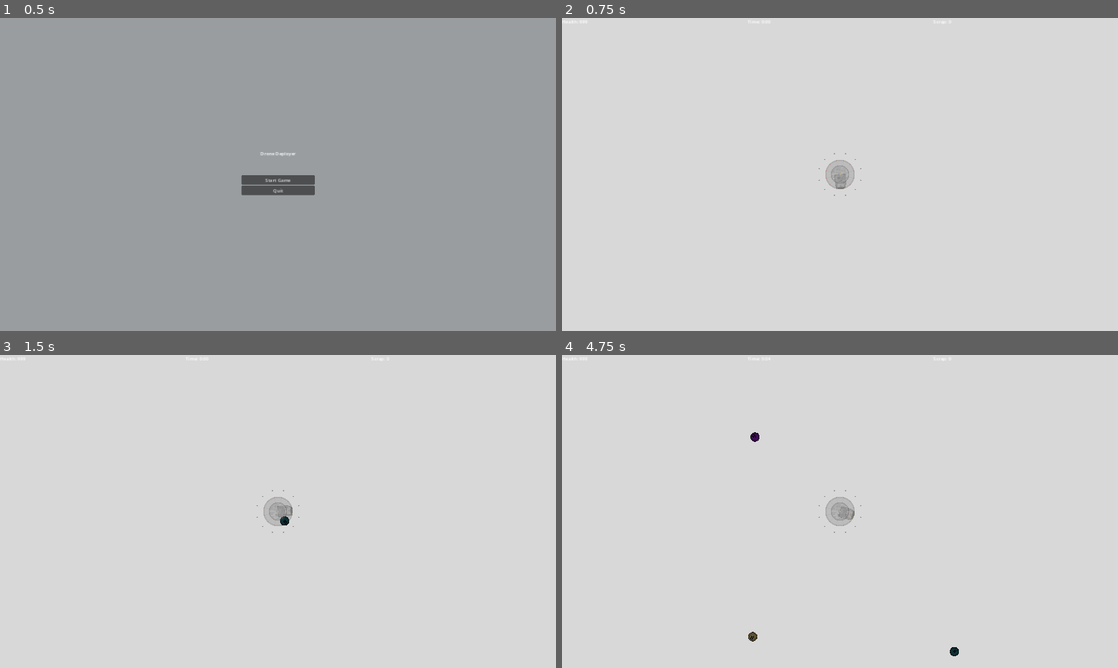
Above: before the commit, frames 1-4 (two rows, left to right).
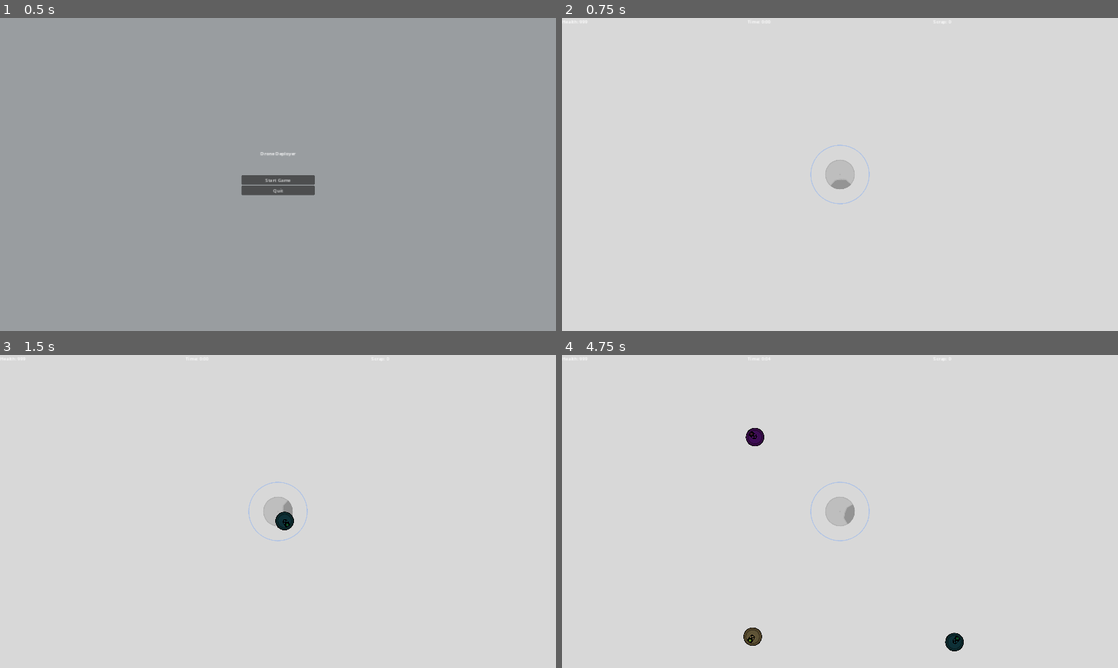
Above: after the commit, the same moments.

Repository: PlainOldNoah/DroneDeployer
Game: Godot game, scene res://main/main.tscn
Same seed, same stepped clock (60 frames per second), same inputs: the game is played once before the commit and once after it.
Inputs (mouse positions are in pixels of both pictures, inside the frame that each line leads up to):
- Up to frame 1 (0.5 s): no input
- Up to frame 2 (0.75 s): click "Start Game" at 0.5 s
- Up to frame 3 (1.5 s): tap Enter at 1.25 s; move the mouse to (400, 495) at 1.27 s; press the mouse at (400, 495) at 1.28 s
- Up to frame 4 (4.75 s): move the mouse to (728, 527) at 2.02 s; release the mouse at (728, 527) at 2.03 s; click (728, 527) at 2.1 s; move the mouse to (895, 442) at 2.77 s; press the mouse at (895, 442) at 2.78 s; move the mouse to (812, 574) at 3.52 s; release the mouse at (812, 574) at 3.53 s; click (812, 574) at 3.6 s; move the mouse to (1006, 558) at 4.27 s; press the mouse at (1006, 558) at 4.28 s

Frame 1 is identical in both runs. In frame 2, 0.2% of the frame differs, in the area x 44-56%, y 40-60%; in frame 3, 0.3%; in frame 4, 0.7%, in the area x 32-73%, y 23-97%.

Commit message:
DDCC collects drones better

Diff:
--- a/Drone Deployer/drone_core/ddcc.gd
+++ b/Drone Deployer/drone_core/ddcc.gd
@@ -6,10 +6,14 @@
 ## Acts as main controlling object, most functionality offloaded to gameplay manager
 
 @export var rotation_weight:float = 0.2
-@onready var deployer := $Sprites/Deployer
-@onready var deploy_pnt := $Sprites/Deployer/DeployPoint
-@onready var deploy_clearing := $Sprites/Deployer/DeploymentClearing
+@onready var deployer := $Sprites
+@onready var deploy_pnt := $Sprites/DeployPoint
+@onready var deploy_clearing := $Sprites/DeploymentClearing
 
+
+#func _ready():
+#	$Sprites/Core.set_z_index(40)
+#	$Sprites/Inside.set_z_index(20)
 
 ## Called every frame. 'delta' is the elapsed time since the previous frame.
 func _process(_delta):
@@ -38,21 +42,31 @@
 		if drone != null:
 			drone.deploy(deploy_pnt.global_position, deployer.rotation)
 
+# ----- Signals -----
 
+## Drone enters the shield area
 func _on_shield_area_body_entered(body):
 	if body.is_in_group("drone"):
 		body._on_ddcc_shield_area_entered()
 
+## Drone leaves the shield area
 func _on_shield_area_body_exited(body):
 	if body.is_in_group("drone"):
 		body._on_ddcc_shield_area_exited()
 
+## Drone enters the collection area/point
 func _on_drone_collect_area_body_entered(body):
 	if body.is_in_group("drone"):
-		body.temp()
+		body._on_ddcc_collection_pt_entered()
+
+## Drone leaves the collection area/point
+func _on_drone_collect_area_body_exited(body):
+	if body.is_in_group("drone"):
+		body._on_ddcc_collection_pt_exited()
+
 ## -=-=-=-=--=-=-=-=--=-=-=-=--=-=-=-=--=-=-=-=--=-=-=-=--=-=-=-=--=-=-=-=--=-=
 
-func _on_perimeter_area_entered(area):
+func _on_perimeter_area_entered(_area):
 	pass
 #	if area.is_in_group("enemy"):
 #		GameplayManager.ddcc_take_hit(area.damage)
@@ -62,25 +76,25 @@
 #		area.queue_free()
 
 
-func _on_perimeter_body_entered(body):
+func _on_perimeter_body_entered(_body):
 	pass
 #	if body.is_in_group("drone") and body.collectable == true:
 #		GameplayManager.add_scrap(body.transfer_scrap())
 #		body.store()
 
 
-func _on_perimeter_body_exited(body):
+func _on_perimeter_body_exited(_body):
 	pass
 #	if body.is_in_group("drone"):
 #		body.collectable = true
 
 
-func _on_collection_range_body_entered(body):
+func _on_collection_range_body_entered(_body):
 	pass
 #	if body.is_in_group("drone") and body.collectable == true:
 #		body.ddcc_collection_range_entered()
 
 
-func _on_collection_range_area_entered(area): # TODO
-	if area.is_in_group("scrap"):
-		print("SCRAP IN AREA")
+#func _on_collection_range_area_entered(area): # TODO
+#	if area.is_in_group("scrap"):
+#		print("SCRAP IN AREA")
--- a/Drone Deployer/drone_core/ddcc.tscn
+++ b/Drone Deployer/drone_core/ddcc.tscn
@@ -1,36 +1,17 @@
-[gd_scene load_steps=11 format=3 uid="uid://cee1i6r18g6ut"]
+[gd_scene load_steps=6 format=3 uid="uid://cee1i6r18g6ut"]
 
 [ext_resource type="Script" path="res://drone_core/ddcc.gd" id="1_g45i4"]
 [ext_resource type="Texture2D" uid="uid://vmkhwgme4i7l" path="res://assets/visual/ddcc_x256.png" id="2_avquc"]
 
-[sub_resource type="AtlasTexture" id="AtlasTexture_luq3b"]
-atlas = ExtResource("2_avquc")
-region = Rect2(0, 0, 264, 264)
-
-[sub_resource type="AtlasTexture" id="AtlasTexture_wcjxq"]
-atlas = ExtResource("2_avquc")
-region = Rect2(0, 264, 264, 264)
-
-[sub_resource type="AtlasTexture" id="AtlasTexture_c50b6"]
-atlas = ExtResource("2_avquc")
-region = Rect2(0, 528, 264, 264)
-
 [sub_resource type="CapsuleShape2D" id="CapsuleShape2D_fvfl8"]
-radius = 39.0
-height = 162.0
-
-[sub_resource type="AtlasTexture" id="AtlasTexture_usjbi"]
-atlas = ExtResource("2_avquc")
-region = Rect2(0, 792, 264, 264)
+radius = 41.0
+height = 102.0
 
 [sub_resource type="CircleShape2D" id="CircleShape2D_8xjsk"]
-radius = 192.0
+radius = 128.0
 
 [sub_resource type="CircleShape2D" id="CircleShape2D_yahjk"]
-radius = 82.0
-
-[sub_resource type="CircleShape2D" id="CircleShape2D_qk2ho"]
-radius = 132.0
+radius = 4.0
 
 [node name="DDCC" type="Node2D"]
 editor_description = "Drone Deploying Control Core. Central HUB that deploys drones and serves as the \"character\""
@@ -39,37 +20,34 @@
 [node name="Sprites" type="Node2D" parent="."]
 modulate = Color(1, 1, 1, 0.313726)
 
-[node name="Base" type="Sprite2D" parent="Sprites"]
-texture = SubResource("AtlasTexture_luq3b")
+[node name="Core" type="Sprite2D" parent="Sprites"]
+rotation = 1.55334
+texture = ExtResource("2_avquc")
+vframes = 3
+frame = 2
 
-[node name="Lights" type="Sprite2D" parent="Sprites"]
-texture = SubResource("AtlasTexture_wcjxq")
+[node name="Shield" type="Sprite2D" parent="Sprites"]
+texture = ExtResource("2_avquc")
+vframes = 3
 
-[node name="CollectionRange" type="Sprite2D" parent="Sprites"]
-self_modulate = Color(0, 0, 0, 1)
-scale = Vector2(1.526, 1.526)
-texture = SubResource("AtlasTexture_wcjxq")
+[node name="Inside" type="Sprite2D" parent="Sprites"]
+rotation = 1.55334
+texture = ExtResource("2_avquc")
+vframes = 3
+frame = 1
 
-[node name="Deployer" type="Sprite2D" parent="Sprites"]
-z_index = 35
-texture = SubResource("AtlasTexture_c50b6")
+[node name="DeployPoint" type="Marker2D" parent="Sprites"]
 
-[node name="DeployPoint" type="Marker2D" parent="Sprites/Deployer"]
-
-[node name="DeploymentClearing" type="Area2D" parent="Sprites/Deployer"]
+[node name="DeploymentClearing" type="Area2D" parent="Sprites"]
 z_index = 1
 collision_layer = 0
 collision_mask = 6
 
-[node name="CollisionShape2D" type="CollisionShape2D" parent="Sprites/Deployer/DeploymentClearing"]
-position = Vector2(132, 0)
+[node name="CollisionShape2D" type="CollisionShape2D" parent="Sprites/DeploymentClearing"]
+position = Vector2(72, 0)
 rotation = -1.57079
 shape = SubResource("CapsuleShape2D_fvfl8")
 debug_color = Color(0, 0.643137, 0.294118, 0.419608)
-
-[node name="Cover" type="Sprite2D" parent="Sprites"]
-z_index = 35
-texture = SubResource("AtlasTexture_usjbi")
 
 [node name="ShieldArea" type="Area2D" parent="."]
 collision_layer = 0
@@ -88,18 +66,7 @@
 shape = SubResource("CircleShape2D_yahjk")
 debug_color = Color(0.764706, 0.172549, 1, 0.0392157)
 
-[node name="Perimeter" type="Area2D" parent="."]
-visible = false
-z_index = 1
-collision_layer = 0
-collision_mask = 38
-
-[node name="CollisionShape2D" type="CollisionShape2D" parent="Perimeter"]
-shape = SubResource("CircleShape2D_qk2ho")
-debug_color = Color(0.835294, 0.388235, 0, 0.0980392)
-
 [connection signal="body_entered" from="ShieldArea" to="." method="_on_shield_area_body_entered"]
 [connection signal="body_exited" from="ShieldArea" to="." method="_on_shield_area_body_exited"]
-[connection signal="area_entered" from="Perimeter" to="." method="_on_perimeter_area_entered"]
-[connection signal="body_entered" from="Perimeter" to="." method="_on_perimeter_body_entered"]
-[connection signal="body_exited" from="Perimeter" to="." method="_on_perimeter_body_exited"]
+[connection signal="body_entered" from="DroneCollectArea" to="." method="_on_drone_collect_area_body_entered"]
+[connection signal="body_exited" from="DroneCollectArea" to="." method="_on_drone_collect_area_body_exited"]
--- a/Drone Deployer/drone_core/drone.gd
+++ b/Drone Deployer/drone_core/drone.gd
@@ -51,10 +51,6 @@
 
 ## Flag for if the drone has moved outside the shield range
 var exited_shield_area:bool = false
-## Flag for if the DDCC can collect this drone when it comes in contact
-var ddcc_collectable:bool = false
-## Distance away from DDCC in which a drone would be collected
-var ddcc_collect_distance:int = 10
 
 
 func _ready():
@@ -66,7 +62,6 @@
 
 func _physics_process(delta):
 	drone_state_manager.physics_process(delta)
-	ddcc_collect()
 
 func _process(delta):
 	drone_state_manager.process(delta)
@@ -111,24 +106,18 @@
 	set_global_position(deploy_pos)
 	set_velocity_from_radians(deploy_angle)
 	set_facing_direction(true)
-	drone_state_manager.change_state(DroneState.STATE.ACTIVE)
-
-
-## Returns the current state the drone is in
+	drone_state_manager.change_state(DroneState.STATE.ARMING)
+
+
+# Returns the current state the drone is in
 func get_drone_state() -> DroneState:
 	return drone_state_manager.current_state
 
-
-## When the drone moves far enough away set ddcc_collectable to true
-## Once true if the drone gets within that distance to the ddcc, go to hanger
-func ddcc_collect():
-	if ddcc_collectable == false:
-		if self.global_position.distance_to(home_pos) > ddcc_collect_distance:
-			ddcc_collectable = true
-	else:
-		if self.global_position.distance_to(home_pos) <= ddcc_collect_distance:
-			drone_state_manager.change_state(DroneState.STATE.IDLE)
-
+## Returns true if the current drone state matches the paramater match_state
+func is_current_state(match_state:DroneState.STATE) -> int:
+	return get_drone_state() == drone_state_manager.states[match_state]
+
+### ----- START MOVE -----
 
 ## Moves and collides both normally and with knockback
 func move(delta:float):
@@ -150,9 +139,13 @@
 ## Handles what happens when drone is colliding
 func handle_collision(collision:KinematicCollision2D):
 	var collider = collision.get_collider()
-
+	# Hit drone
 	if collider.is_in_group("drone"):
 		knockback_velocity = collider.global_position.direction_to(global_position) * 50
+	# Battery low
+	elif (stats.battery / stats.max_battery) <= stats.battery_return_threshold:
+		drone_state_manager.change_state(DroneState.STATE.RETURNING)
+
 	else:
 		set_velocity_from_vector(velocity.bounce(collision.get_normal()))
 
@@ -161,21 +154,26 @@
 func handle_knockback(delta:float):
 	knockback_velocity = knockback_velocity.lerp(Vector2.ZERO, 1 * delta)
 
-
-func temp():
-	pass
-#	if exited_shield_area:
-#		drone_state_manager.change_state(DroneState.STATE.IDLE)
-
+### ----- END MOVE -----
 
 ## When the drone enters the shield area, go to the hanger
 func _on_ddcc_shield_area_entered():
-	if exited_shield_area:
+	if is_current_state(DroneState.STATE.ACTIVE):
 		drone_state_manager.change_state(DroneState.STATE.RETURNING)
 
 ## When the drone exits the shield area for the first time
 func _on_ddcc_shield_area_exited():
-	exited_shield_area = true
+	pass
+
+## When exiting the DDCC, enter the ACTIVE state if in the ARMING state
+func _on_ddcc_collection_pt_exited():
+	if is_current_state(DroneState.STATE.ARMING):
+		drone_state_manager.change_state(DroneState.STATE.ACTIVE)
+
+## When entering the DDCC, allow collection if ACTIVE or RETURNING
+func _on_ddcc_collection_pt_entered():
+	if is_current_state(DroneState.STATE.ACTIVE) or is_current_state(DroneState.STATE.RETURNING):
+		drone_state_manager.change_state(DroneState.STATE.IDLE)
 
 # ------------------------------------------------------------------------------
 
@@ -218,7 +216,7 @@
 
 
 ## Handles enemies that collide with the "body"
-func _on_scanner_area_entered(area):
+func _on_scanner_area_entered(_area):
 	pass
 #	if area.is_in_group("enemy"):
 #		if area.health > stats.damage:
--- a/Drone Deployer/drone_core/drone.tscn
+++ b/Drone Deployer/drone_core/drone.tscn
@@ -1,9 +1,10 @@
-[gd_scene load_steps=11 format=3 uid="uid://cgx8q1e8vwntn"]
+[gd_scene load_steps=12 format=3 uid="uid://cgx8q1e8vwntn"]
 
 [ext_resource type="Script" path="res://drone_core/drone.gd" id="1_rtv2x"]
 [ext_resource type="Texture2D" uid="uid://cy1vdsb4r5r5b" path="res://assets/visual/drone_x128.png" id="2_a3kkh"]
 [ext_resource type="Script" path="res://drone_core/drone_state/drone_state_manager.gd" id="3_275fc"]
 [ext_resource type="PackedScene" uid="uid://b1opn2ph2xvsj" path="res://drone_core/drone_state/idle_drone_state.tscn" id="4_88xyg"]
+[ext_resource type="PackedScene" uid="uid://bkrgrtcw0njtb" path="res://drone_core/drone_state/arming_drone_state.tscn" id="5_kchnw"]
 [ext_resource type="PackedScene" uid="uid://dq880xcb8lo3v" path="res://drone_core/drone_state/active_drone_state.tscn" id="5_y68xj"]
 [ext_resource type="PackedScene" uid="uid://xxxovnei82h5" path="res://drone_core/drone_state/returning_drone_state.tscn" id="6_ruc6w"]
 [ext_resource type="PackedScene" uid="uid://dpsgcjbncvg0r" path="res://drone_core/drone_state/dead_drone_state.tscn" id="7_e0dg1"]
@@ -18,7 +19,7 @@
 radius = 180.0
 
 [node name="Drone" type="CharacterBody2D"]
-scale = Vector2(0.25, 0.25)
+scale = Vector2(0.5, 0.5)
 collision_layer = 2
 collision_mask = 3
 script = ExtResource("1_rtv2x")
@@ -52,6 +53,8 @@
 
 [node name="IdleDroneState" parent="DroneStateManager" instance=ExtResource("4_88xyg")]
 
+[node name="ArmingDroneState" parent="DroneStateManager" instance=ExtResource("5_kchnw")]
+
 [node name="ActiveDroneState" parent="DroneStateManager" instance=ExtResource("5_y68xj")]
 
 [node name="ReturningDroneState" parent="DroneStateManager" instance=ExtResource("6_ruc6w")]
--- a/Drone Deployer/drone_core/drone_state/active_drone_state.gd
+++ b/Drone Deployer/drone_core/drone_state/active_drone_state.gd
@@ -1,10 +1,12 @@
-extends DroneState
+extends MovingDroneState
+
+## Active State; Traveling around the board, normal movement state
 
 func enter() -> void:
-	drone.set_process(true)
-	drone.set_physics_process(true)
-	drone.disable_collision_shapes(false, false)
-	drone.set_visible(true)
+#	drone.set_process(true)
+#	drone.set_physics_process(true)
+#	drone.disable_collision_shapes(false, false)
+#	drone.set_visible(true)
 	drone.exited_shield_area = false
 #	drone.collectable = false
 
--- /dev/null
+++ b/Drone Deployer/drone_core/drone_state/arming_drone_state.gd
@@ -0,0 +1,22 @@
+extends MovingDroneState
+
+## Arming State; Transition from Idle to Active
+
+func enter() -> void:
+	drone.set_process(true)
+	drone.set_physics_process(true)
+	drone.disable_collision_shapes(false, false)
+	drone.set_visible(true)
+
+func exit() -> void:
+	pass
+
+func input(_event: InputEvent) -> int:
+	return STATE.NULL
+
+func process(_delta: float) -> int:
+	return STATE.NULL
+
+func physics_process(delta: float) -> int:
+	drone.move(delta)
+	return STATE.NULL
--- /dev/null
+++ b/Drone Deployer/drone_core/drone_state/arming_drone_state.tscn
@@ -0,0 +1,7 @@
+[gd_scene load_steps=3 format=3 uid="uid://bkrgrtcw0njtb"]
+
+[ext_resource type="PackedScene" uid="uid://dal2rtibeflr4" path="res://drone_core/drone_state/base_drone_state.tscn" id="1_x4hfn"]
+[ext_resource type="Script" path="res://drone_core/drone_state/arming_drone_state.gd" id="2_xvbeq"]
+
+[node name="ArmingDroneState" instance=ExtResource("1_x4hfn")]
+script = ExtResource("2_xvbeq")
--- a/Drone Deployer/drone_core/drone_state/base_drone_state.gd
+++ b/Drone Deployer/drone_core/drone_state/base_drone_state.gd
@@ -10,6 +10,7 @@
 enum STATE {
 	NULL, ## No State
 	IDLE, ## Waiting to be deployed
+	ARMING, ## Preparing to be active
 	ACTIVE, ## Currently deployed
 	RETURNING, ## Low battery, going home
 	DEAD, ## No battery, dead in the water
--- a/Drone Deployer/drone_core/drone_state/drone_state_manager.gd
+++ b/Drone Deployer/drone_core/drone_state/drone_state_manager.gd
@@ -9,6 +9,7 @@
 ## State enums for state names that way every script has the same interface
 @onready var states:Dictionary = {
 	DroneState.STATE.IDLE: $IdleDroneState,
+	DroneState.STATE.ARMING: $ArmingDroneState,
 	DroneState.STATE.ACTIVE: $ActiveDroneState,
 	DroneState.STATE.RETURNING: $ReturningDroneState,
 	DroneState.STATE.DEAD: $DeadDroneState,
--- /dev/null
+++ b/Drone Deployer/drone_core/drone_state/moving_drone_state.gd
@@ -0,0 +1,19 @@
+class_name MovingDroneState
+extends DroneState
+
+## Intermediate state to better handle ARMING, ACTIVE, and RETURNING
+
+func enter() -> void:
+	pass
+
+func exit() -> void:
+	pass
+
+func input(_event: InputEvent) -> int:
+	return STATE.NULL
+
+func process(_delta: float) -> int:
+	return STATE.NULL
+
+func physics_process(_delta: float) -> int:
+	return STATE.NULL
--- a/Drone Deployer/drone_core/drone_state/returning_drone_state.gd
+++ b/Drone Deployer/drone_core/drone_state/returning_drone_state.gd
@@ -1,9 +1,8 @@
-extends DroneState
+extends MovingDroneState
 
 
 func enter() -> void:
-	# Set target for the DDCC
-	pass
+	drone.set_velocity_from_vector(drone.home_pos - drone.get_global_position()) # go home
 
 func exit() -> void:
 	pass
--- a/Drone Deployer/main/gameboard.gd
+++ b/Drone Deployer/main/gameboard.gd
@@ -21,22 +21,9 @@
 func _ready():
 	set_boundries()
 	set_process_input(false)
-	var _ok := DroneManager.connect("drone_created", add_node_to_lvl_obj)
-	_ok = EnemyManager.connect("enemy_created", add_enemy_to_map)
-	_ok = GameplayManager.request_drone_deploy.connect(ddcc.deploy_next_drone)
-
-#func _on_game_state_updated(state):
-#	match state:
-#		GameplayManager.GAMESTATE.STARTING, GameplayManager.GAMESTATE.RUNNING:
-#			set_process_input(true)
-#		GameplayManager.GAMESTATE.PAUSED:
-#			set_process_input(false)
-#		GameplayManager.GAMESTATE.TITLE, GameplayManager.GAMESTATE.ENDING:
-#			set_process_input(false)
-#			clear_all_level_objs()
-#		_:
-#			print_debug("ERROR: bad state set <", state, ">")
-
+	DroneManager.connect("drone_created", add_node_to_lvl_obj)
+	EnemyManager.connect("enemy_created", add_enemy_to_map)
+	GameplayManager.request_drone_deploy.connect(ddcc.deploy_next_drone)
 
 
 ## Adjusts the world borders to the edge of the map
--- a/Drone Deployer/main/gameboard.tscn
+++ b/Drone Deployer/main/gameboard.tscn
@@ -39,7 +39,7 @@
 layout_mode = 2
 
 [node name="DDCC" parent="Centerer/Midpoint" instance=ExtResource("2_uomh2")]
-scale = Vector2(0.4, 0.4)
+scale = Vector2(0.8, 0.8)
 
 [node name="GameboardArea" type="Area2D" parent="Centerer/Midpoint"]
 collision_layer = 16
Binary file changed: Drone Deployer/assets/visual/ddcc_x256.png
Not shown, added: Asset Workbook/ddcc_x256.aseprite
